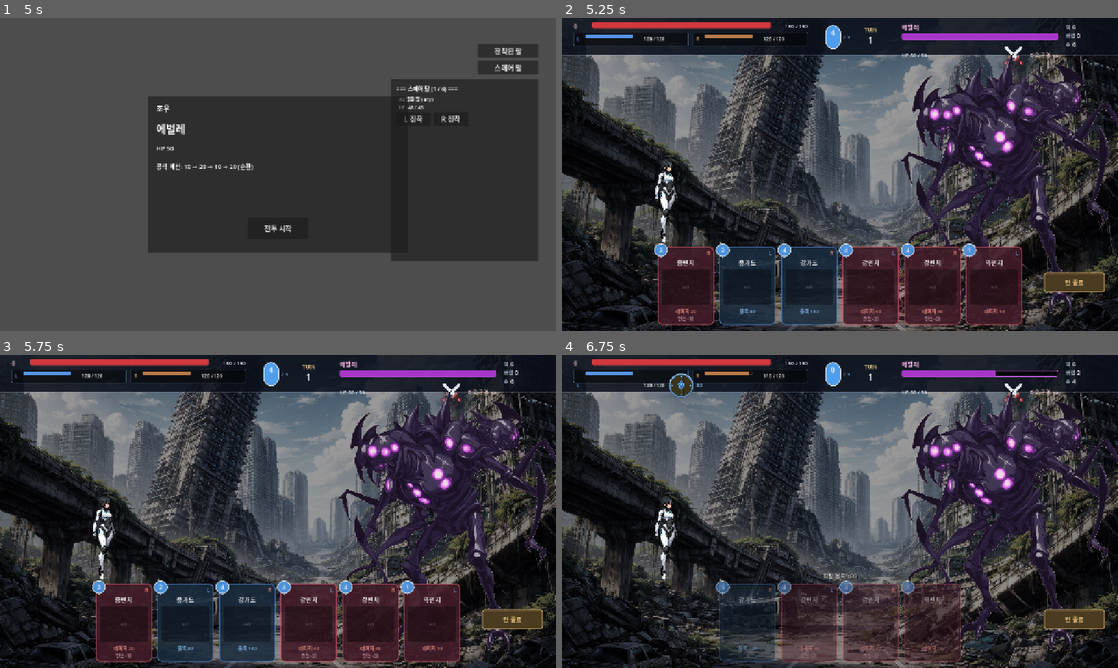
Above: before the commit, frames 1-4 (two rows, left to right).
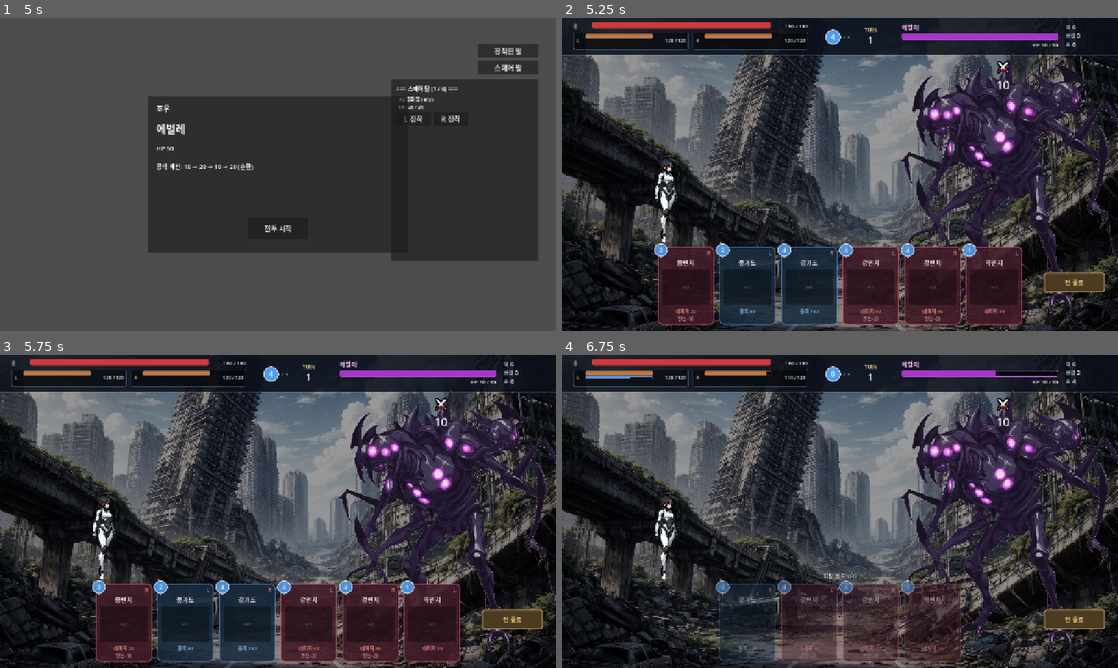
Above: after the commit, the same moments.

Repository: solitaryflyingbird/game_2026_02
Game: Godot game, scene res://main.tscn
The game is run twice, just before and just after one commit, with the same random seed, the same clock (stepped at 60 frames per second) and the same inputs. The project has no main scene, so this scene is started directly.
Inputs (mouse positions are in pixels of both pictures, inside the frame that each line leads up to):
- Up to frame 1 (5 s): click "시작" at 0.5 s; click "장착된 팔" at 1.25 s; click "스페어 팔" at 2 s; click "L 장착" at 2.75 s; click "R 장착" at 3.5 s; click "2" at 4.25 s
- Up to frame 2 (5.25 s): click "전투 시작" at 5 s
- Up to frame 3 (5.75 s): no input
- Up to frame 4 (6.75 s): click (684, 624) at 5.77 s; click (717, 624) at 6.52 s

Frame 1 is identical in both runs. In frame 2, 1.1% of the frame differs, in the area x 2-90%, y 2-23%; in frame 3, 1.1%; in frame 4, 1.4%.

Commit message:
battle_ui 피드백 반영 — 의도 슬더스식 이동, 블록 보조 바, 양팔 주황 통일
- HUD 방패/검 아이콘 제거
- 적 의도: 몬스터 상단으로 이동, 아이콘 + 숫자 모두 검은 외곽선 (가시성)
- 양팔 HP 바 주황 통일 (L/R 레터로만 구분)
- 블록: 아이콘+숫자 제거 → HP 바 아래 파란 보조 바 (block>0일 때만, max_hp 기준)
- 에너지 오브 타원 → 정원 (SIZE_SHRINK_CENTER로 HBox 세로 확장 차단)

Co-Authored-By: Claude Opus 4.7 (1M context) <noreply@anthropic.com>

Diff:
--- a/battle_ui.gd
+++ b/battle_ui.gd
@@ -30,7 +30,6 @@
 const BG_TEX_PATH := "res://에셋/배틀 리소스/배경/배경1.png"
 const ENEMY_TEX_PATH := "res://에셋/배틀 리소스/예시 적/몬스터 예시.png"
 const ATTACK_ICON_RED_PATH := "res://에셋/배틀 리소스/아이콘/적_공격_아이콘_레드.png"
-const SHIELD_ICON_BLUE_PATH := "res://에셋/배틀 리소스/아이콘/방어 아이콘.png"
 const HEROINE_IDLE_DIR := "res://에셋/배틀 리소스/주인공/idle/"
 const HEROINE_ATTACK_DIR := "res://에셋/배틀 리소스/주인공/공격모션/"
 
@@ -96,13 +95,11 @@
 var _body_hp_num: Label
 
 var _arm_l_bar: ProgressBar
+var _arm_l_block_bar: ProgressBar
 var _arm_l_hp_num: Label
-var _arm_l_block_box: HBoxContainer
-var _arm_l_block_label: Label
 var _arm_r_bar: ProgressBar
+var _arm_r_block_bar: ProgressBar
 var _arm_r_hp_num: Label
-var _arm_r_block_box: HBoxContainer
-var _arm_r_block_label: Label
 
 var _energy_label: Label
 var _energy_max_label: Label
@@ -112,8 +109,10 @@
 var _enemy_level_label: Label
 var _enemy_hp_bar: ProgressBar
 var _enemy_hp_num: Label
-var _enemy_intent_icon: TextureRect
-var _enemy_intent_label: Label
+
+# 적 의도 — 몬스터 상단에 떠있는 아이콘 + 숫자 (검은 외곽선)
+var _intent_root: Control
+var _intent_value_label: Label
 
 var _deck_count_num: Label
 var _discard_count_num: Label
@@ -150,6 +149,7 @@
     _build_hud()
     _build_heroine()
     _build_enemy()
+    _build_intent()
     _build_hand_area()
     _build_end_turn()
     _build_log()
@@ -231,7 +231,7 @@
     # 팔 줄
     var arm_row := HBoxContainer.new()
     arm_row.add_theme_constant_override("separation", 10)
-    arm_row.custom_minimum_size = Vector2(540, 32)
+    arm_row.custom_minimum_size = Vector2(540, 40)
     root.add_child(arm_row)
 
     arm_row.add_child(_build_arm_chip("L"))
@@ -240,35 +240,46 @@
 
 func _build_arm_chip(side: String) -> Panel:
     var chip := Panel.new()
-    chip.custom_minimum_size = Vector2(265, 30)
+    chip.custom_minimum_size = Vector2(265, 38)
     chip.add_theme_stylebox_override(
         "panel", _make_panel_style(COL_CHIP_BG, COL_CHIP_BORDER, 2))
 
     var row := HBoxContainer.new()
-    row.position = Vector2(8, 5)
-    row.custom_minimum_size = Vector2(249, 20)
+    row.position = Vector2(8, 4)
+    row.custom_minimum_size = Vector2(249, 30)
     row.add_theme_constant_override("separation", 6)
     chip.add_child(row)
 
-    var accent := COL_L_ACCENT if side == "L" else COL_R_ACCENT
-    var fill := COL_L_FILL if side == "L" else COL_R_FILL
-    var border := COL_L_BORDER if side == "L" else COL_R_BORDER
-    var blk_col := COL_L_BLOCK_TXT if side == "L" else COL_R_BLOCK_TXT
-
-    var side_lbl := _make_label(side, 11, accent)
-    side_lbl.custom_minimum_size = Vector2(14, 20)
+    # L/R 라벨 (양팔 동일 주황 계열)
+    var side_lbl := _make_label(side, 11, COL_R_ACCENT)
+    side_lbl.custom_minimum_size = Vector2(14, 30)
     side_lbl.vertical_alignment = VERTICAL_ALIGNMENT_CENTER
     row.add_child(side_lbl)
 
-    var bar := _make_hp_bar(fill, border, Vector2(110, 8))
+    # 바 VBox: 주황 HP + (선택) 파란 블록
+    var bar_box := VBoxContainer.new()
+    bar_box.add_theme_constant_override("separation", 2)
+    bar_box.custom_minimum_size = Vector2(155, 28)
+    row.add_child(bar_box)
+
+    var hp_bar := _make_hp_bar(COL_R_FILL, COL_R_BORDER, Vector2(155, 10))
     if side == "L":
-        _arm_l_bar = bar
+        _arm_l_bar = hp_bar
     else:
-        _arm_r_bar = bar
-    row.add_child(bar)
-
+        _arm_r_bar = hp_bar
+    bar_box.add_child(hp_bar)
+
+    var block_bar := _make_hp_bar(COL_L_FILL, COL_L_BORDER, Vector2(155, 5))
+    block_bar.visible = false
+    if side == "L":
+        _arm_l_block_bar = block_bar
+    else:
+        _arm_r_block_bar = block_bar
+    bar_box.add_child(block_bar)
+
+    # HP 숫자
     var hp_num := _make_label("0 / 0", 11, Color.WHITE)
-    hp_num.custom_minimum_size = Vector2(66, 20)
+    hp_num.custom_minimum_size = Vector2(70, 30)
     hp_num.horizontal_alignment = HORIZONTAL_ALIGNMENT_RIGHT
     hp_num.vertical_alignment = VERTICAL_ALIGNMENT_CENTER
     if side == "L":
@@ -276,33 +287,6 @@
     else:
         _arm_r_hp_num = hp_num
     row.add_child(hp_num)
-
-    # 블록 박스 (아이콘 + 숫자)
-    var blk_box := HBoxContainer.new()
-    blk_box.add_theme_constant_override("separation", 3)
-    blk_box.visible = false
-    row.add_child(blk_box)
-
-    var blk_icon := TextureRect.new()
-    var shield_tex: Texture2D = load(SHIELD_ICON_BLUE_PATH)
-    if shield_tex != null:
-        blk_icon.texture = shield_tex
-    blk_icon.custom_minimum_size = Vector2(14, 14)
-    blk_icon.stretch_mode = TextureRect.STRETCH_KEEP_ASPECT_CENTERED
-    blk_icon.modulate = blk_col
-    blk_box.add_child(blk_icon)
-
-    var blk_lbl := _make_label("", 10, blk_col)
-    blk_lbl.custom_minimum_size = Vector2(20, 14)
-    blk_lbl.vertical_alignment = VERTICAL_ALIGNMENT_CENTER
-    blk_box.add_child(blk_lbl)
-
-    if side == "L":
-        _arm_l_block_box = blk_box
-        _arm_l_block_label = blk_lbl
-    else:
-        _arm_r_block_box = blk_box
-        _arm_r_block_label = blk_lbl
 
     return chip
 
@@ -323,6 +307,9 @@
 
     var orb := Panel.new()
     orb.custom_minimum_size = Vector2(36, 36)
+    # HBox 안에서 세로로 늘어나지 않도록 — 36×36 정방형 유지 → 정원
+    orb.size_flags_vertical = Control.SIZE_SHRINK_CENTER
+    orb.size_flags_horizontal = Control.SIZE_SHRINK_CENTER
     var orb_style := StyleBoxFlat.new()
     orb_style.bg_color = COL_ENERGY
     orb_style.border_width_left = 2
@@ -392,35 +379,10 @@
     _enemy_hp_bar = _make_hp_bar(COL_ENEMY_FILL, COL_ENEMY_BORDER, Vector2(360, 14))
     root.add_child(_enemy_hp_bar)
 
-    var foot := HBoxContainer.new()
-    foot.add_theme_constant_override("separation", 8)
-    foot.custom_minimum_size = Vector2(360, 22)
-    root.add_child(foot)
-
     _enemy_hp_num = _make_label("HP 0 / 0", 12, Color.WHITE)
-    _enemy_hp_num.vertical_alignment = VERTICAL_ALIGNMENT_CENTER
-    foot.add_child(_enemy_hp_num)
-
-    var spacer := Control.new()
-    spacer.size_flags_horizontal = Control.SIZE_EXPAND_FILL
-    foot.add_child(spacer)
-
-    var intent_box := HBoxContainer.new()
-    intent_box.add_theme_constant_override("separation", 6)
-    foot.add_child(intent_box)
-
-    _enemy_intent_icon = TextureRect.new()
-    var atk_tex: Texture2D = load(ATTACK_ICON_RED_PATH)
-    if atk_tex != null:
-        _enemy_intent_icon.texture = atk_tex
-    _enemy_intent_icon.custom_minimum_size = Vector2(22, 22)
-    _enemy_intent_icon.stretch_mode = TextureRect.STRETCH_KEEP_ASPECT_CENTERED
-    intent_box.add_child(_enemy_intent_icon)
-
-    _enemy_intent_label = _make_label("", 12, COL_ENEMY_INTENT_TXT)
-    _enemy_intent_label.vertical_alignment = VERTICAL_ALIGNMENT_CENTER
-    _enemy_intent_label.custom_minimum_size = Vector2(0, 22)
-    intent_box.add_child(_enemy_intent_label)
+    _enemy_hp_num.horizontal_alignment = HORIZONTAL_ALIGNMENT_RIGHT
+    _enemy_hp_num.custom_minimum_size = Vector2(360, 22)
+    root.add_child(_enemy_hp_num)
 
 
 # --- 최우: 덱 카운트 ---
@@ -496,6 +458,44 @@
         # 목업: right -40, bottom 40 (우측 40px 넘침)
         _enemy_sprite.position = Vector2(STAGE_W - w + 40, STAGE_H - 40 - h)
     add_child(_enemy_sprite)
+
+
+# ------------------------------------------------------------
+# 적 의도 — 슬더스 스타일 (몬스터 상단에 아이콘 + 숫자, 검은 외곽선)
+# ------------------------------------------------------------
+
+const INTENT_ICON_SIZE := Vector2(38, 38)
+const INTENT_OUTLINE := 2
+
+func _build_intent() -> void:
+    var panel_w: int = 96
+    var panel_h: int = 76
+
+    _intent_root = Control.new()
+    _intent_root.size = Vector2(panel_w, panel_h)
+    _intent_root.custom_minimum_size = _intent_root.size
+    _intent_root.mouse_filter = Control.MOUSE_FILTER_IGNORE
+    add_child(_intent_root)
+
+    var atk_tex: Texture2D = load(ATTACK_ICON_RED_PATH)
+    var icon := _make_outlined_icon(atk_tex, INTENT_ICON_SIZE, Color.BLACK, INTENT_OUTLINE)
+    icon.position = Vector2((panel_w - icon.size.x) / 2.0, 0)
+    _intent_root.add_child(icon)
+
+    _intent_value_label = _make_outlined_label("0", 26, Color.WHITE, 2)
+    _intent_value_label.position = Vector2(0, icon.size.y + 2)
+    _intent_value_label.size = Vector2(panel_w, 30)
+    _intent_value_label.horizontal_alignment = HORIZONTAL_ALIGNMENT_CENTER
+    _intent_value_label.vertical_alignment = VERTICAL_ALIGNMENT_TOP
+    _intent_root.add_child(_intent_value_label)
+
+    # 적 스프라이트 중앙 상단(HUD 바 아래 약간)에 위치
+    var enemy_cx: float = float(STAGE_W - 200)
+    var enemy_top: float = float(HUD_H + 10)
+    if _enemy_sprite != null and _enemy_sprite.texture != null:
+        enemy_cx = _enemy_sprite.position.x + _enemy_sprite.size.x / 2.0
+        enemy_top = max(float(HUD_H + 6), _enemy_sprite.position.y + 8.0)
+    _intent_root.position = Vector2(enemy_cx - panel_w / 2.0, enemy_top)
 
 
 # ------------------------------------------------------------
@@ -663,12 +663,13 @@
     _enemy_hp_bar.max_value = max(1, snap.enemy_max_hp)
     _enemy_hp_bar.value = snap.enemy_hp
     _enemy_hp_num.text = "HP %d / %d" % [snap.enemy_hp, snap.enemy_max_hp]
+
+    # 적 의도 — 몬스터 상단의 외곽선 아이콘 + 숫자
     if snap.enemy_hp > 0:
-        _enemy_intent_label.text = "다음 공격 %d" % snap.next_intent
-        _enemy_intent_icon.visible = true
+        _intent_root.visible = true
+        _intent_value_label.text = "%d" % snap.next_intent
     else:
-        _enemy_intent_label.text = ""
-        _enemy_intent_icon.visible = false
+        _intent_root.visible = false
 
     _deck_count_num.text = "%d" % snap.deck_size
     _discard_count_num.text = "%d" % snap.discard_size
@@ -678,8 +679,7 @@
 func _refresh_arm(side: String, hp: int, max_hp: int, alive: bool, block: int) -> void:
     var bar: ProgressBar = _arm_l_bar if side == "L" else _arm_r_bar
     var num: Label = _arm_l_hp_num if side == "L" else _arm_r_hp_num
-    var blk_box: HBoxContainer = _arm_l_block_box if side == "L" else _arm_r_block_box
-    var blk_lbl: Label = _arm_l_block_label if side == "L" else _arm_r_block_label
+    var blk_bar: ProgressBar = _arm_l_block_bar if side == "L" else _arm_r_block_bar
 
     bar.max_value = max(1, max_hp)
     bar.value = hp
@@ -690,11 +690,13 @@
     else:
         num.text = "파괴"
 
-    if block > 0:
-        blk_box.visible = true
-        blk_lbl.text = "%d" % block
+    # 블록 보조 바 (파란색) — 팔 max_hp 기준 스케일
+    if block > 0 and max_hp > 0:
+        blk_bar.visible = true
+        blk_bar.max_value = max_hp
+        blk_bar.value = min(block, max_hp)
     else:
-        blk_box.visible = false
+        blk_bar.visible = false
 
 
 func _refresh_hand(snap: Dictionary) -> void:
@@ -856,6 +858,49 @@
     return l
 
 
+func _make_outlined_label(text: String, fs: int, col: Color, outline: int = 2) -> Label:
+    var l := _make_label(text, fs, col)
+    l.add_theme_color_override("font_outline_color", Color.BLACK)
+    l.add_theme_constant_override("outline_size", outline)
+    return l
+
+
+# 8방향 오프셋 복제 + 본체 레이어링으로 외곽선 효과 (쉐이더 없이)
+func _make_outlined_icon(tex: Texture2D, icon_size: Vector2, outline_color: Color, outline_w: int = 2) -> Control:
+    var total := icon_size + Vector2(outline_w * 2, outline_w * 2)
+    var root := Control.new()
+    root.custom_minimum_size = total
+    root.size = total
+    root.mouse_filter = Control.MOUSE_FILTER_IGNORE
+    if tex == null:
+        return root
+
+    var offsets := [
+        Vector2(-1, 0), Vector2(1, 0), Vector2(0, -1), Vector2(0, 1),
+        Vector2(-1, -1), Vector2(1, 1), Vector2(-1, 1), Vector2(1, -1),
+    ]
+    for o in offsets:
+        var sh := TextureRect.new()
+        sh.texture = tex
+        sh.expand_mode = TextureRect.EXPAND_IGNORE_SIZE
+        sh.stretch_mode = TextureRect.STRETCH_KEEP_ASPECT_CENTERED
+        sh.size = icon_size
+        sh.position = Vector2(outline_w, outline_w) + o * outline_w
+        sh.modulate = outline_color
+        sh.mouse_filter = Control.MOUSE_FILTER_IGNORE
+        root.add_child(sh)
+
+    var real := TextureRect.new()
+    real.texture = tex
+    real.expand_mode = TextureRect.EXPAND_IGNORE_SIZE
+    real.stretch_mode = TextureRect.STRETCH_KEEP_ASPECT_CENTERED
+    real.size = icon_size
+    real.position = Vector2(outline_w, outline_w)
+    real.mouse_filter = Control.MOUSE_FILTER_IGNORE
+    root.add_child(real)
+    return root
+
+
 func _make_hp_bar(fg: Color, border: Color, bar_size: Vector2) -> ProgressBar:
     var pb := ProgressBar.new()
     pb.show_percentage = false
